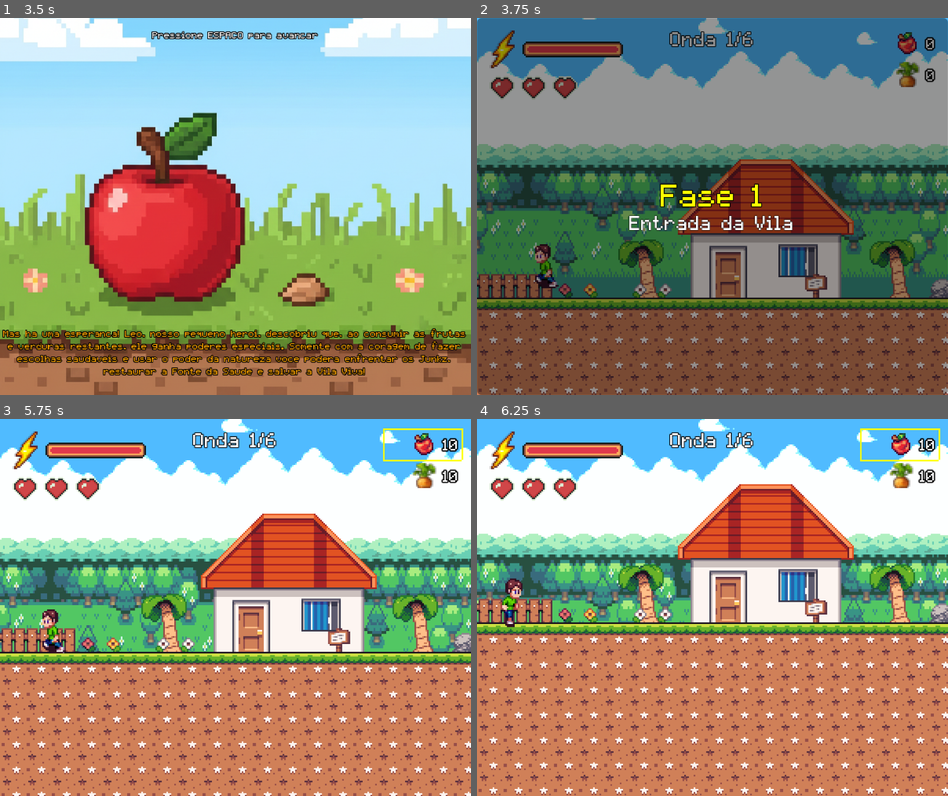
Above: before the commit, frames 1-4 (two rows, left to right).
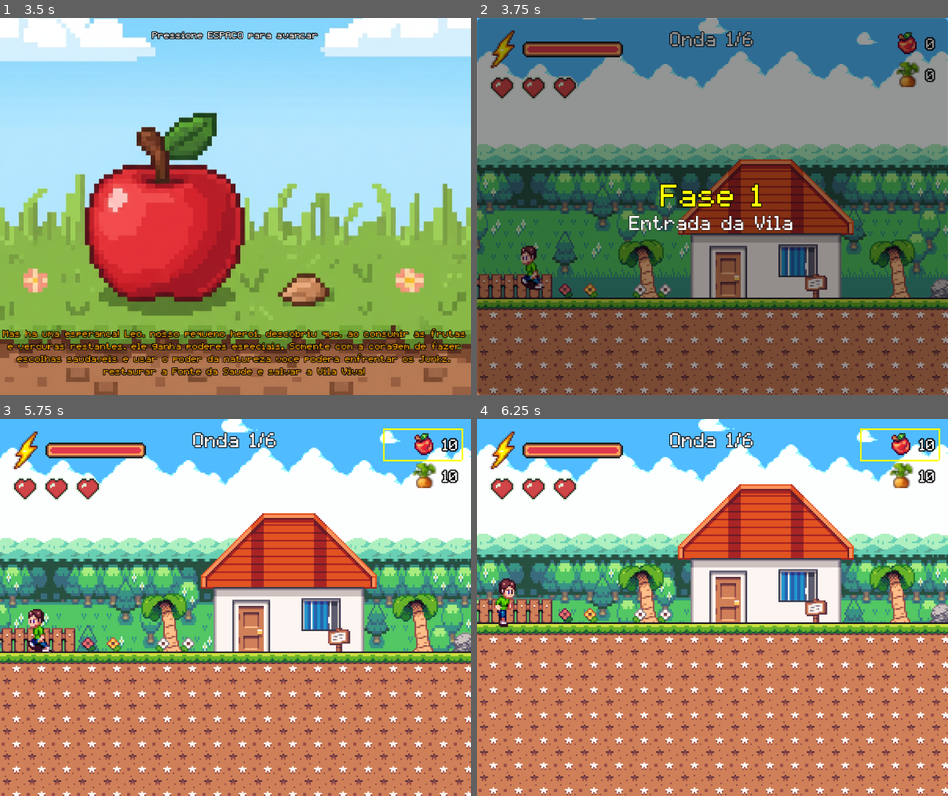
Above: after the commit, the same moments.

Repository: JoaoV4C/MissaoVidaSaudavel
Game: Godot game, scene res://scene/tilescreen.tscn
Same seed, same stepped clock (60 frames per second), same inputs: the game is played once before the commit and once after it.
Inputs (mouse positions are in pixels of both pictures, inside the frame that each line leads up to):
- Up to frame 1 (3.5 s): click "START" at 0.5 s; tap Space at 1.25, 2, 2.75 s; move the mouse to (339, 187) at 1.27 s; hold S (duck) 1.28-2.03 s; hold D (right) 1.28-2.78 s; tap W (jump) at 1.52, 2.27 s; move the mouse to (141, 225) at 2.02 s; click (141, 225) at 2.1 s; move the mouse to (282, 123) at 2.77 s; hold A (left) from 2.78 s (still down); tap Q (switch_weapon) at 2.85 s
- Up to frame 2 (3.75 s): tap Space at 3.5 s; move the mouse to (688, 281) at 3.52 s; release A (left) at 3.53 s; hold D (right) from 3.53 s (still down); tap S (duck) at 3.6 s
- Up to frame 3 (5.75 s): tap W (jump) at 3.77, 4.52, 5.27 s; tap Enter (ui_accept) at 4.25, 5 s; move the mouse to (376, 664) at 4.27 s; click (376, 664) at 4.35 s; move the mouse to (94, 550) at 5.02 s; release D (right) at 5.03 s; hold A (left) from 5.03 s (still down); tap Q (switch_weapon) at 5.1 s
- Up to frame 4 (6.25 s): move the mouse to (736, 607) at 5.77 s; release A (left) at 5.78 s; hold D (right) from 5.78 s (still down); hold S (duck) from 5.78 s (still down)

Frame 1 is identical in both runs. In frame 2, 0.7% of the frame differs, in the area x 9-18%, y 60-73%; in frame 3, 5.4%, in the area x 0-100%, y 25-100%; in frame 4, 0.5%.

Commit message:
update: apple hiher damage

Diff:
--- a/scene/main_game.tscn
+++ b/scene/main_game.tscn
@@ -189,7 +189,7 @@
 limit_bottom = 368
 
 [node name="Player" parent="." instance=ExtResource("1_main")]
-position = Vector2(43, 161)
+position = Vector2(34, 162)
 
 [node name="SpawnPoints" type="Node2D" parent="."]
 
--- a/scripts/apple_projectile.gd
+++ b/scripts/apple_projectile.gd
@@ -61,9 +61,9 @@
 			# Inimigo está dentro da área de explosão
 			var enemy = enemy_hitbox.get_parent()
 			if enemy and enemy.has_method("take_damage"):
-				enemy.take_damage(50)
+				enemy.take_damage(75)
 				enemies_killed += 1
-				print("[APPLE] Causou 50 de dano ao inimigo! Distância: ", distance)
+				print("[APPLE] Causou 75 de dano ao inimigo! Distância: ", distance)
 
 	print("[APPLE] Explosão matou ", enemies_killed, " inimigo(s)")
 
--- a/scripts/sodaz.gd
+++ b/scripts/sodaz.gd
@@ -147,20 +147,11 @@
 		modulate = Color(1, 1, 1)
 
 func drop_water_bottle():
-	# 30% de chance de dropar vida
-	if randf() < 0.3:
-		var life = LIFE_COLLECTIBLE.instantiate()
-		get_parent().add_child(life)
-		life.global_position = global_position
-		print("[SODAZ] Dropou vida na posição: ", global_position)
-		return
-
 	# 100% de chance de dropar water bottle
-	if randf() < 1.0:
-		var bottle = WATER_BOTTLE.instantiate()
-		get_parent().add_child(bottle)
-		bottle.global_position = global_position
-		print("[SODAZ] Water bottle dropado!")
+	var bottle = WATER_BOTTLE.instantiate()
+	get_parent().add_child(bottle)
+	bottle.global_position = global_position
+	print("[SODAZ] Water bottle dropado!")
 
 func throw_bubble():
 	var new_bubble = SODA_BUBBLE.instantiate()
